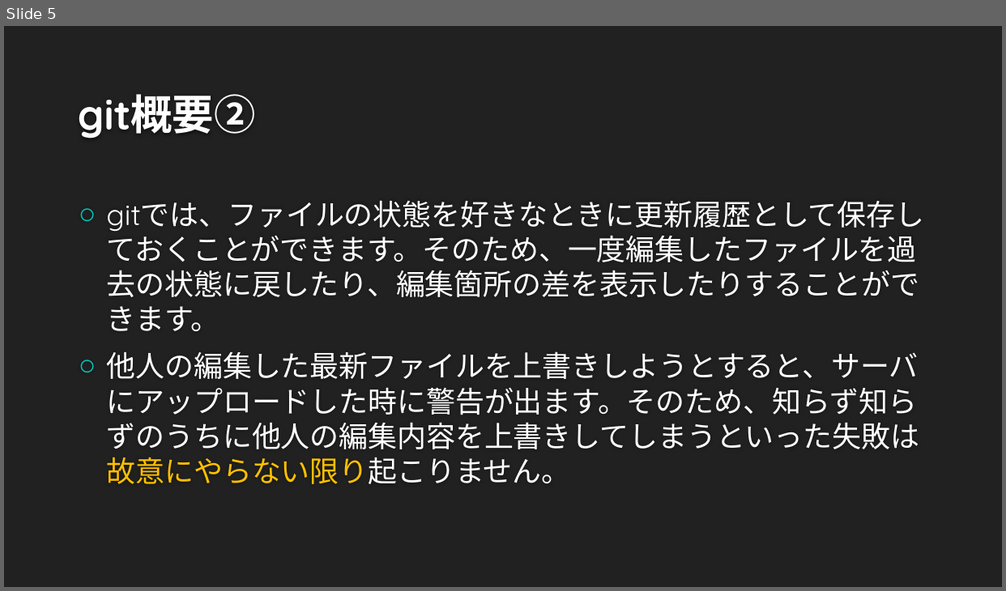
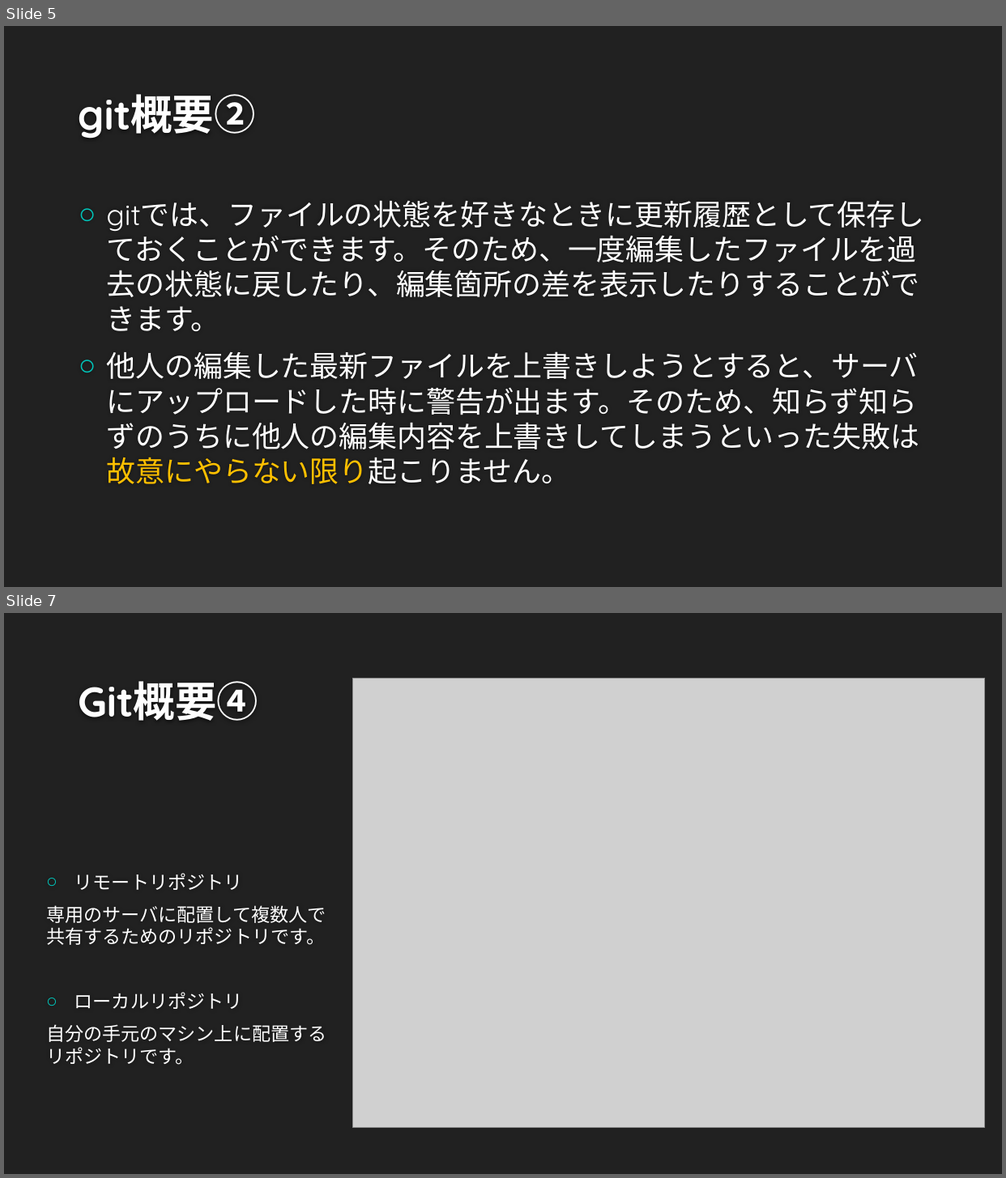
Before and after one commit to tech201823/techclub, a slide deck: git_using.pptx. Shown one above the other, each under a label of ours: slide 5 before the commit, slides 5 and 7 after it; the slides between them are not shown. The pictures are 1006x591 and 1006x1178 pixels, drawn with LibreOffice and Linux fonts; fonts in the diff are those of the drawing; grey boxes stand for pictures; background and template pictures are left out. Boxes give left, top, right and bottom in pixels: in the first picture for what was removed or moved away, otherwise in the second. Text is boxed around its words. In the diff, an @@ line names an element or a change of style, - is before the commit and + after.

```diff
--- a/git_using.pptx
+++ b/git_using.pptx
@@ slide 7 added at [4,613,1002,1174], background #212121 @@
@@ title added at [78,681,258,721], 40 pt, text #FEFEFE, bold @@
+Git概要④
@@ picture added at [353,678,985,1128] @@
@@ text added at [46,873,326,1065], 18 pt, text #FFFFFF @@
+○ リモートリポジトリ
+専用のサーバに配置して複数人で共有するためのリポジトリです。
+○ ローカルリポジトリ
+自分の手元のマシン上に配置するリポジトリです。
```
Also in this commit, not shown: 1 slide changed, 4 other slides added.
